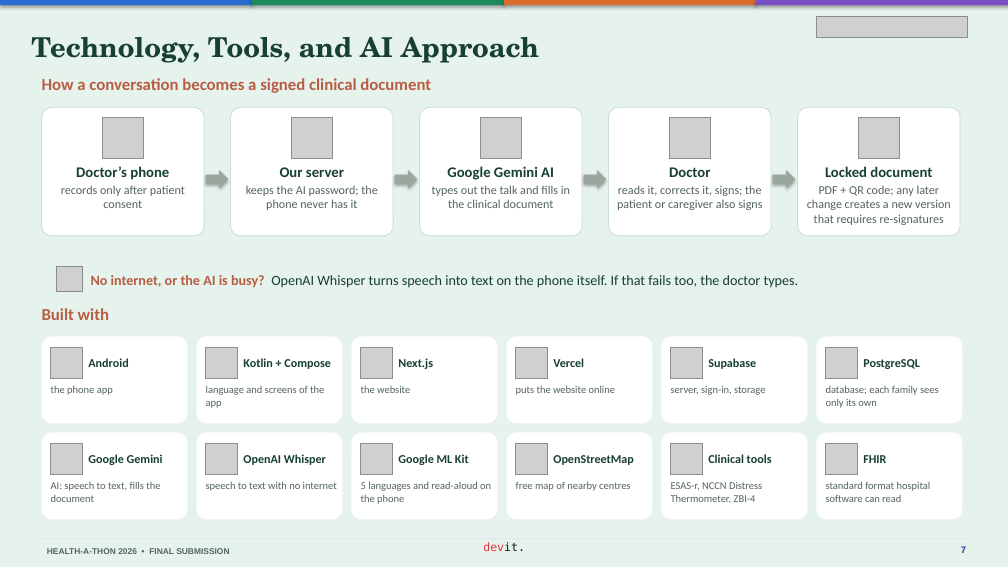
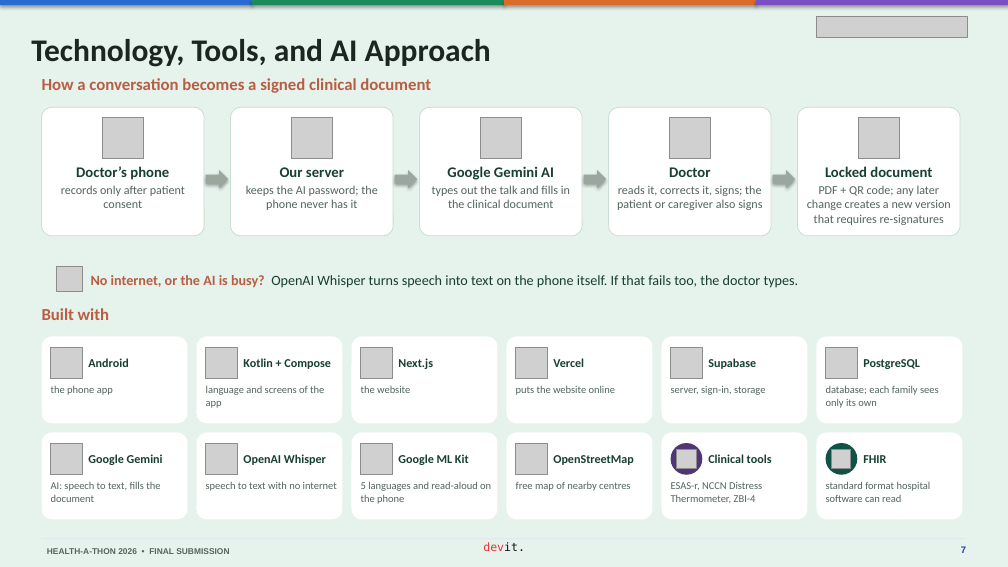
Before and after one commit to basithladdu/healthathon, a slide deck: slide 7 of output/final-submission/Sahara-Final-Presentation.pptx. Drawn at 1008x567 pixels with LibreOffice and Linux fonts; fonts in the diff are those of the drawing; grey boxes stand for pictures. Boxes give left, top, right and bottom in pixels: in the first picture for what was removed or moved away, otherwise in the second. Text is boxed around its words. In the diff, an @@ line names an element or a change of style, - is before the commit and + after.

```diff
--- a/output/final-submission/Sahara-Final-Presentation.pptx
+++ b/output/final-submission/Sahara-Final-Presentation.pptx
@@ text "Technology, Tools, and AI Approach" at [31, 39, 491, 67]: size 26 to 30 pt, font TeX Gyre Schola to Calibri, text colour #173F33 to #1B2621 @@
@@ picture removed at [671, 443, 702, 475] @@
@@ ellipse added at [671, 443, 702, 475], fill #4E3774 @@
@@ picture added at [677, 449, 696, 468] @@
@@ picture removed at [826, 443, 858, 475] @@
@@ ellipse added at [826, 443, 858, 475], fill #0E5346 @@
@@ picture added at [832, 449, 851, 468] @@
```
Also in this commit, not shown: 12 other slides changed, 3 other files.
